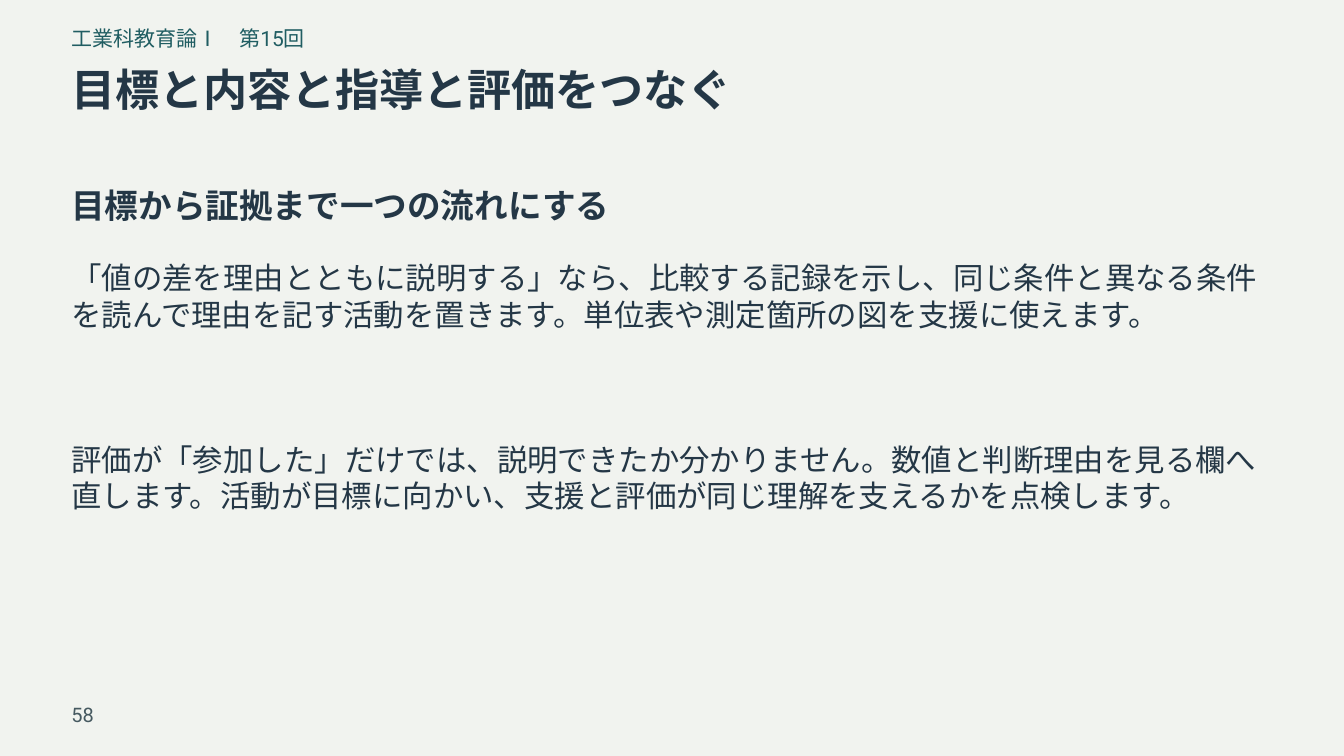
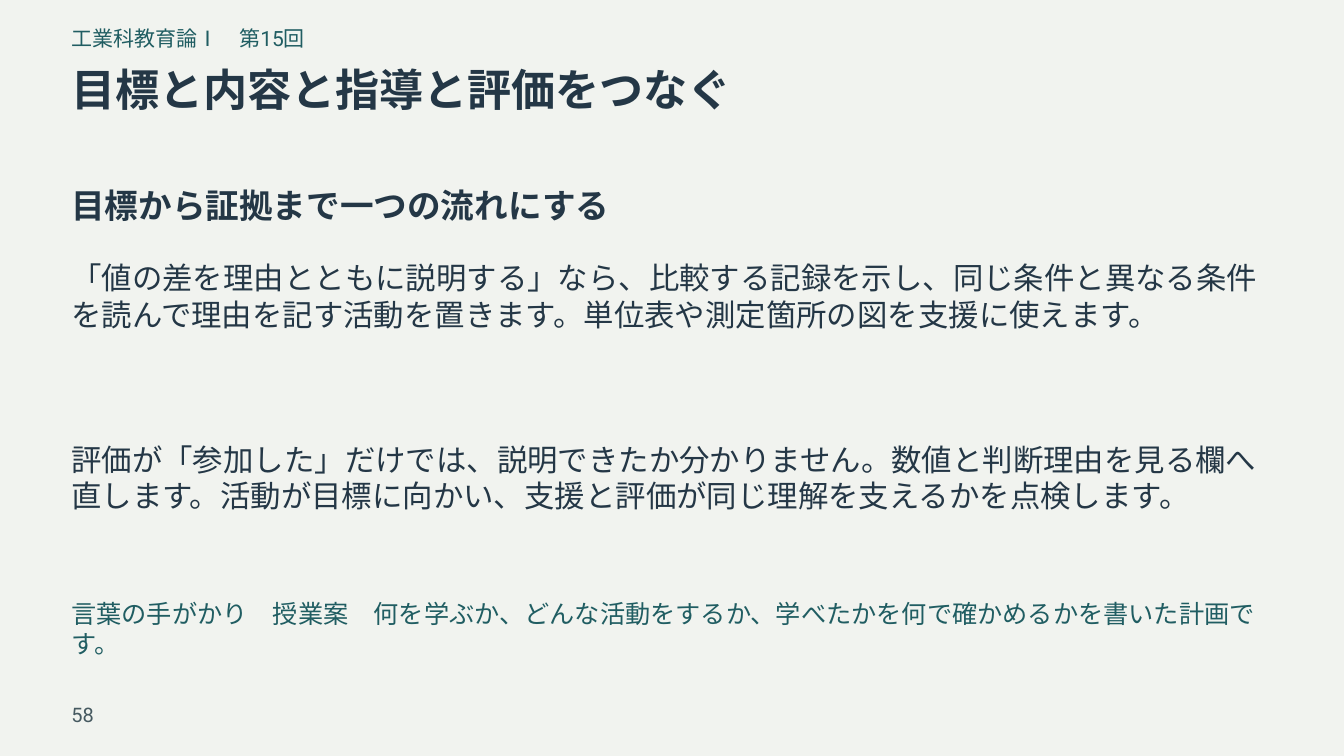
Before and after one commit to zooc-14calbp/industrial-education-i, a slide deck: slide 58 of reorganized/20261105/expanded/slides.pptx. Drawn at 1344x756 pixels with LibreOffice and Linux fonts; fonts in the diff are those of the drawing. Boxes give left, top, right and bottom in pixels: in the first picture for what was removed or moved away, otherwise in the second. Text is boxed around its words. In the diff, an @@ line names an element or a change of style, - is before the commit and + after.

```diff
--- a/reorganized/20261105/expanded/slides.pptx
+++ b/reorganized/20261105/expanded/slides.pptx
@@ text added at (71,601,1255,625), 18 pt, text #205D62 @@
+言葉の手がかり 授業案 何を学ぶか、どんな活動をするか、学べたかを何で確かめるかを書いた計画です。
```
Also in this commit, not shown: 15 other slides changed, 37 other files.
